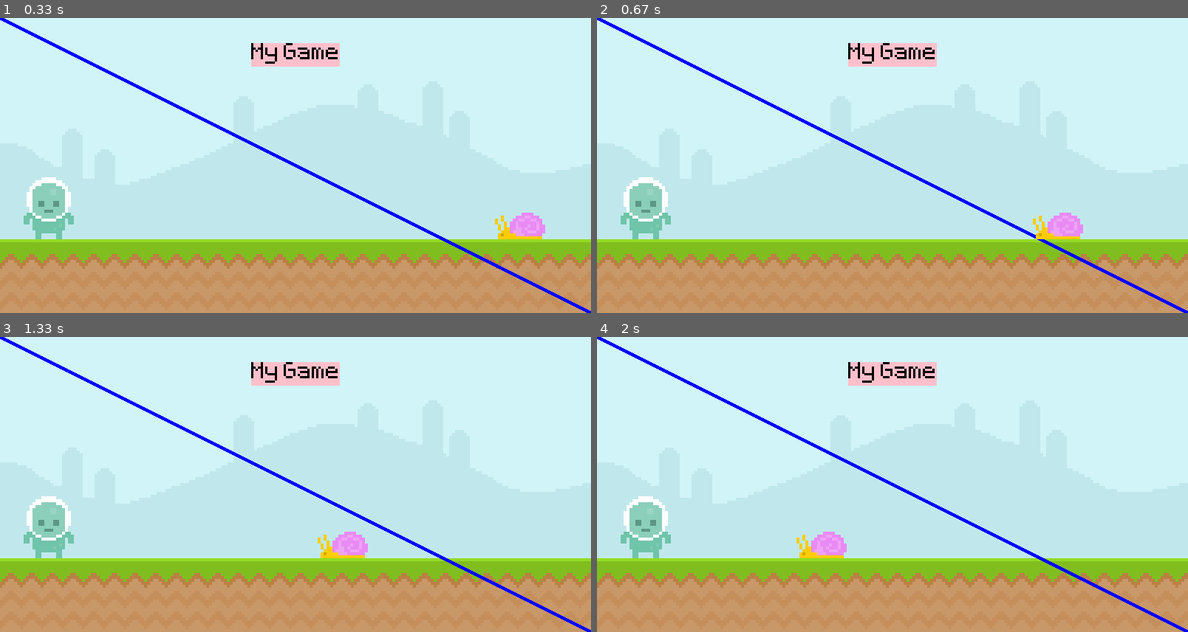
Above: before the commit, frames 1-4 (two rows, left to right).
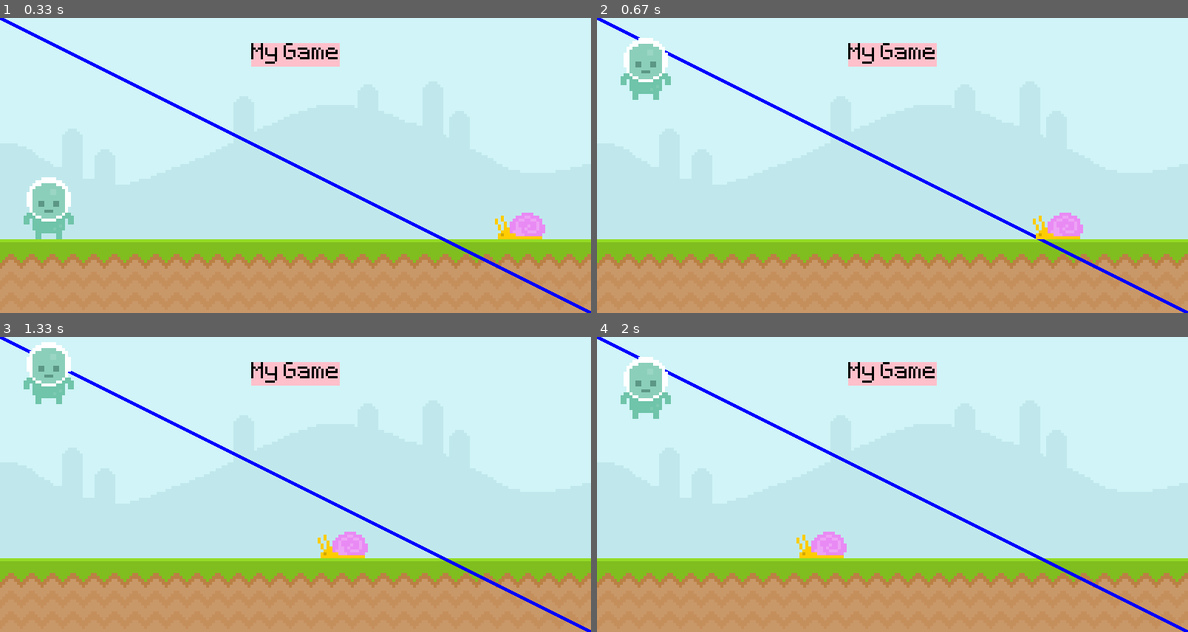
Above: after the commit, the same moments.

Repository: sathya-kavuturu/my-first-pygame
Game: pygame game, started from main.py
The game is run twice, just before and just after one commit, with the same random seed, the same clock (stepped at 60 frames per second) and the same inputs.
Inputs (mouse positions are in pixels of both pictures, inside the frame that each line leads up to):
- Up to frame 1 (0.33 s): no input
- Up to frame 2 (0.67 s): press the mouse at (644, 206) at 0.37 s; move the mouse to (756, 147) at 0.47 s; release the mouse at (868, 85) at 0.6 s
- Up to frame 3 (1.33 s): press the mouse at (47, 387) at 0.7 s; move the mouse to (65, 478) at 0.8 s; release the mouse at (88, 570) at 0.93 s; tap Space at 1 s
- Up to frame 4 (2 s): press the mouse at (644, 401) at 1.37 s; move the mouse to (703, 490) at 1.47 s; release the mouse at (762, 575) at 1.6 s

Frame 1 is identical in both runs. In frame 2, 2.5% of the frame differs, in the area x 4-13%, y 6-75%; in frame 3, 2.5%; in frame 4, 2.5%.

Commit message:
updated main.py

Diff:
--- a/main.py
+++ b/main.py
@@ -19,14 +19,21 @@
 player_surf = pg.image.load("graphics/Player/player_stand.png").convert_alpha()
 player_rect = player_surf.get_rect(bottomright = (100,300))
 
+player_gravity = 0
+
 while True:
     for event in pg.event.get():
         if event.type == pg.QUIT:
             pg.quit()
             exit()
 
-        # if event.type == pg.MOUSEMOTION:
-        #     if player_rect.collidepoint(event.pos): print("collide")
+        if event.type == pg.MOUSEBUTTONDOWN:
+            if player_rect.collidepoint(event.pos):
+                player_gravity = -20
+
+        if event.type == pg.KEYDOWN:
+            if event.key == pg.K_SPACE and player_rect.bottom >=300:
+                player_gravity = -20
 
     screen.blit(sky_surf,(0,0))
     screen.blit(ground_surf, (0,300))
@@ -38,15 +45,11 @@
     snail_rect.x -= 4
     if snail_rect.right <= 0: snail_rect.right = 800
     screen.blit(snail_surface, snail_rect)
+
+    player_gravity += 1
+    player_rect.y += player_gravity
+    if player_rect.bottom > 300: player_rect.bottom = 300
     screen.blit(player_surf, player_rect)
-
-
-    # if player_rect.colliderect(snail_rect):
-    #     print("collision")
-
-    # mouse_pos = pg.mouse.get_pos()
-    # if player_rect.collidepoint(mouse_pos):
-    #     print("collide")
 
     pg.display.update()
     clock.tick(60)
